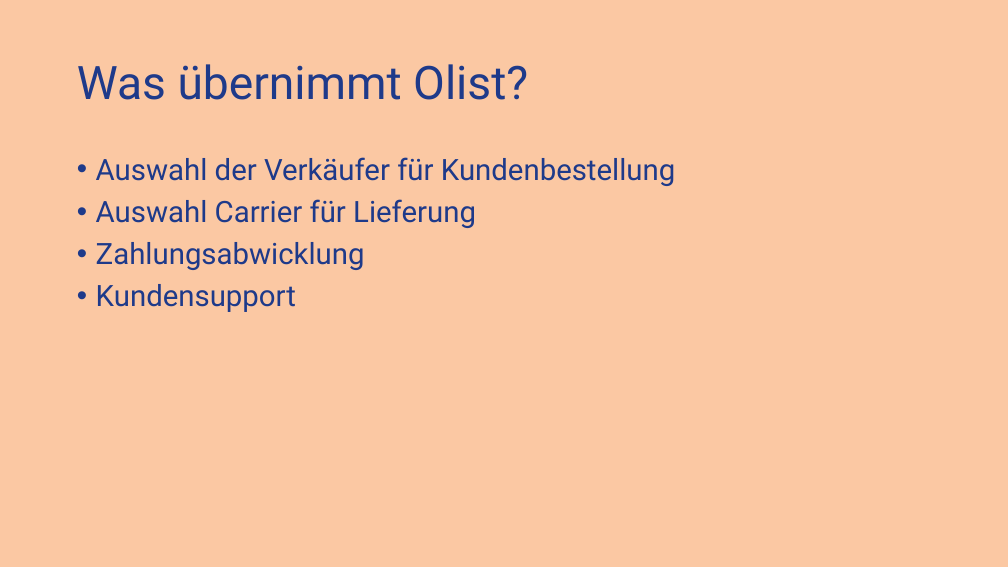
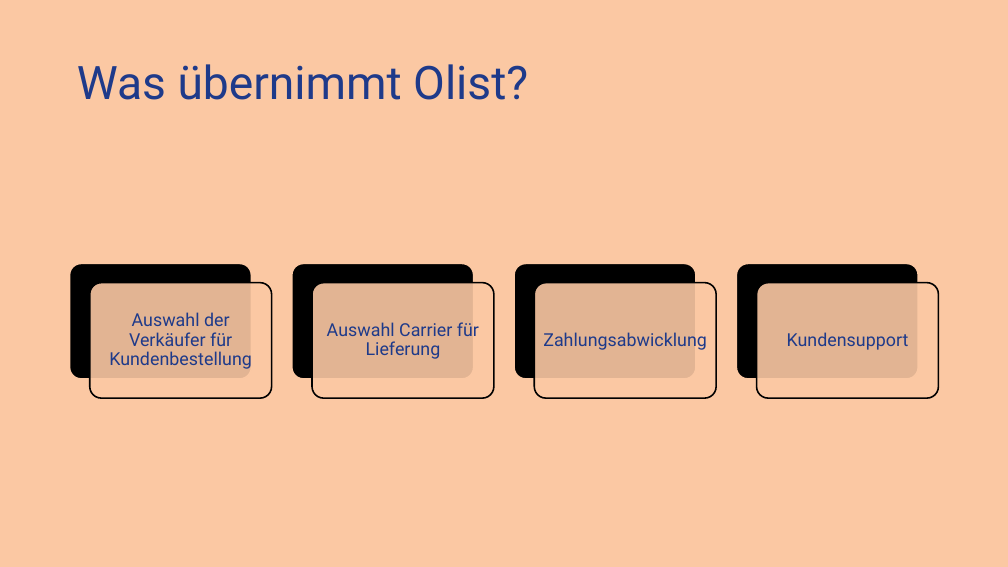
Before and after one commit to dtyrna/olist-marketplace-analysis, a slide deck: slide 3 of docs/Olist-Ecommerce.pptx. Drawn at 1008x567 pixels with LibreOffice and Linux fonts; fonts in the diff are those of the drawing. Boxes give left, top, right and bottom in pixels: in the first picture for what was removed or moved away, otherwise in the second. Text is boxed around its words. In the diff, an @@ line names an element or a change of style, - is before the commit and + after.

```diff
--- a/docs/Olist-Ecommerce.pptx
+++ b/docs/Olist-Ecommerce.pptx
@@ text removed at [96, 157, 675, 312] @@
-• Auswahl der Verkäufer für Kundenbestellung
-• Auswahl Carrier für Lieferung
-• Zahlungsabwicklung
-• Kundensupport
@@ group added at [70, 264, 939, 399]: 8 rounded rectangles, 4 texts @@
+Auswahl der Verkäufer für Kundenbestellung
+Auswahl Carrier für Lieferung
+Zahlungsabwicklung
+Kundensupport
```
Also in this commit, not shown: 2 other slides changed, 11 slides added.
